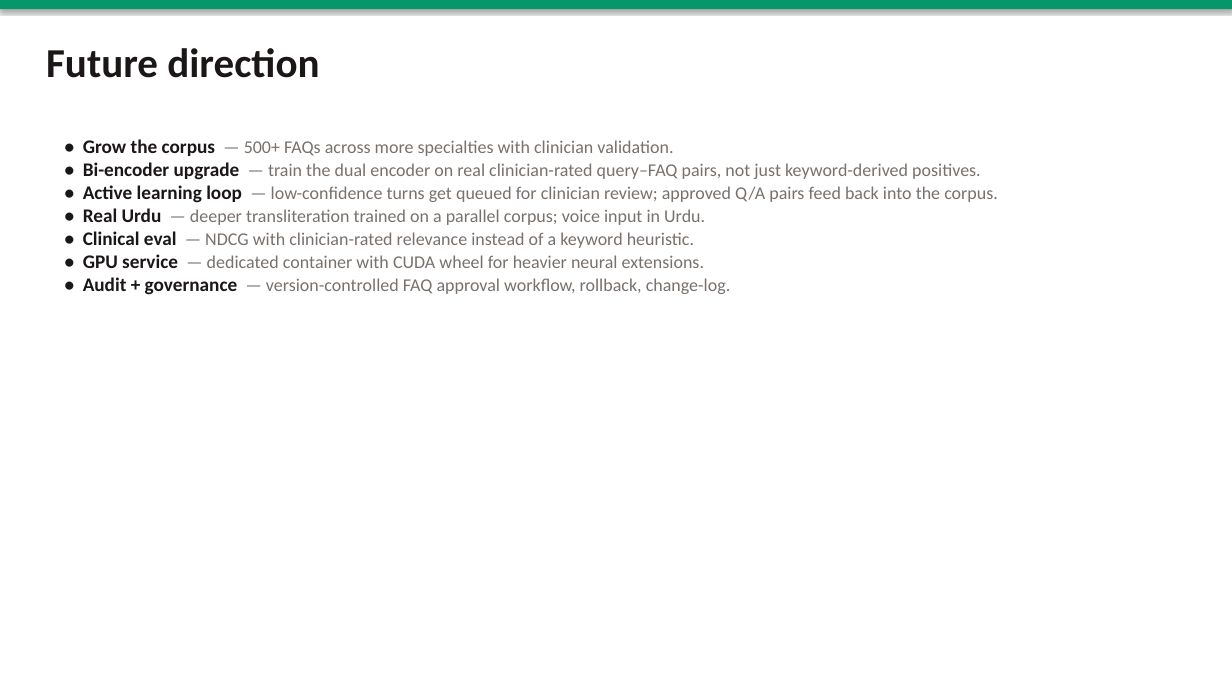
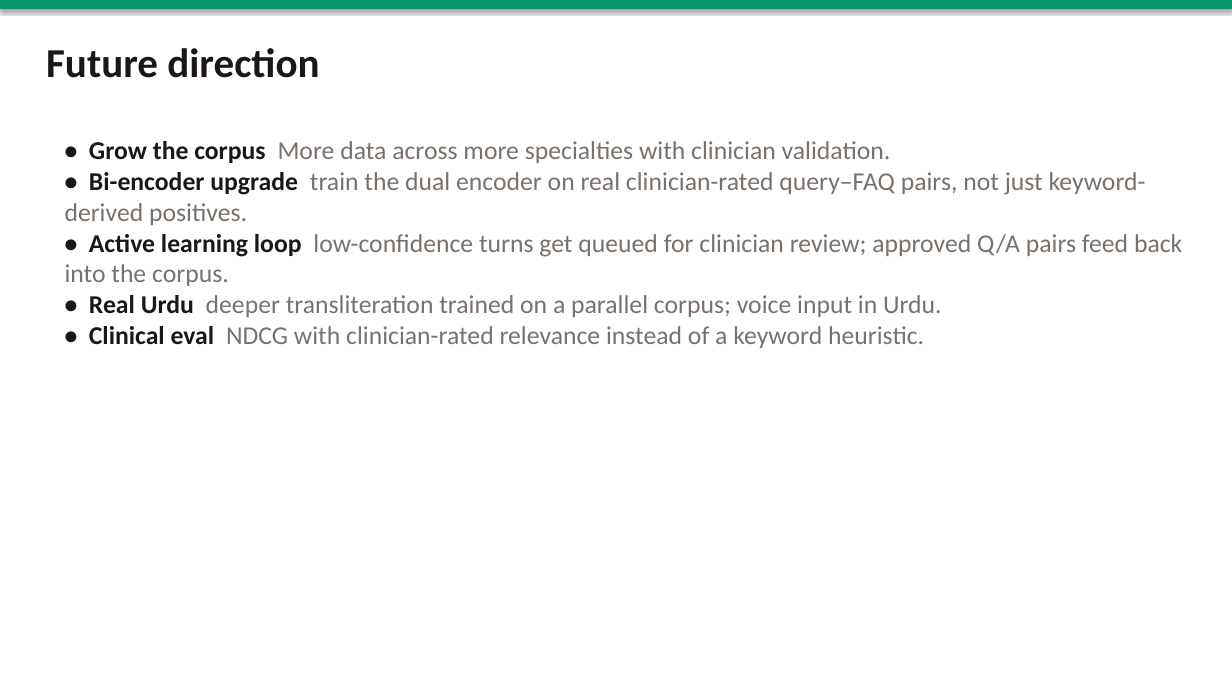
Before and after one commit to AbdulGhani002/medical-faq-auto, a slide deck: slide 9 of MedFAQ_Slides.pptx. Drawn at 1232x693 pixels with LibreOffice and Linux fonts; fonts in the diff are those of the drawing. Boxes give left, top, right and bottom in pixels: in the first picture for what was removed or moved away, otherwise in the second. Text is boxed around its words. In the diff, an @@ line names an element or a change of style, - is before the commit and + after.

```diff
--- a/MedFAQ_Slides.pptx
+++ b/MedFAQ_Slides.pptx
@@ text at (65,141,1182,348): text changed; size 14 to 20 pt @@
-• Grow the corpus — 500+ FAQs across more specialties with clinician validation.
-• Bi-encoder upgrade — train the dual encoder on real clinician-rated query–FAQ pairs, not just keyword-derived positives.
-• Active learning loop — low-confidence turns get queued for clinician review; approved Q/A pairs feed back into the corpus.
-• Real Urdu — deeper transliteration trained on a parallel corpus; voice input in Urdu.
-• Clinical eval — NDCG with clinician-rated relevance instead of a keyword heuristic.
-• GPU service — dedicated container with CUDA wheel for heavier neural extensions.
-• Audit + governance — version-controlled FAQ approval workflow, rollback, change-log.
+• Grow the corpus More data across more specialties with clinician validation.
+• Bi-encoder upgrade train the dual encoder on real clinician-rated query–FAQ pairs, not just keyword-derived positives.
+• Active learning loop low-confidence turns get queued for clinician review; approved Q/A pairs feed back into the corpus.
+• Real Urdu deeper transliteration trained on a parallel corpus; voice input in Urdu.
+• Clinical eval NDCG with clinician-rated relevance instead of a keyword heuristic.
```
Also in this commit, not shown: 10 other slides changed, 4 other files.
